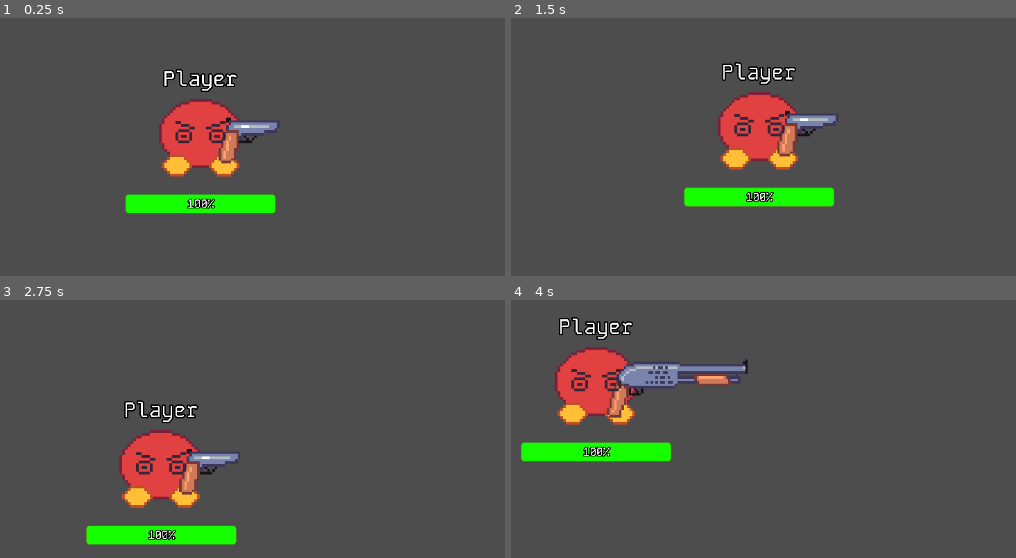
Above: before the commit, frames 1-4 (two rows, left to right).
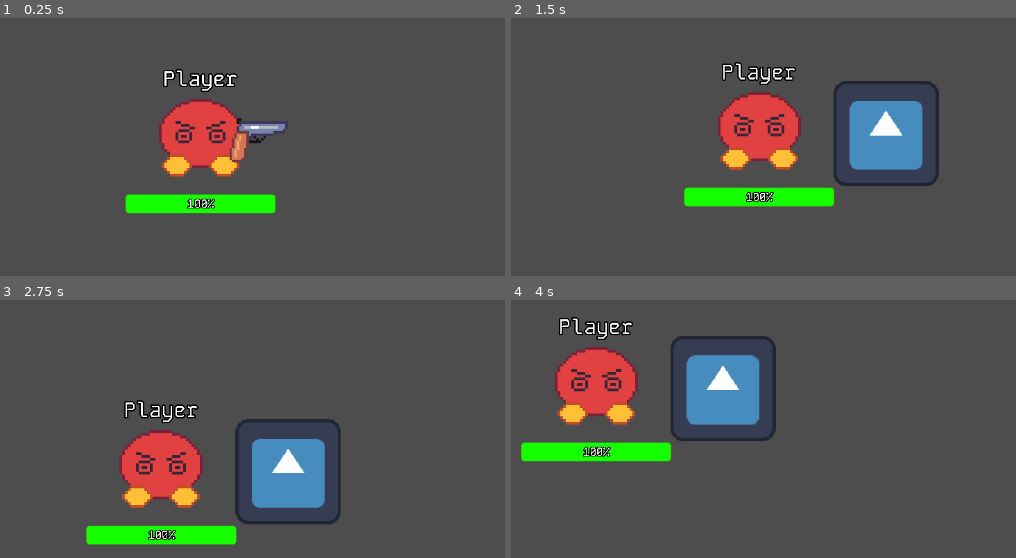
Above: after the commit, the same moments.

Repository: Shuflduf/MultiMurder
Game: Godot game, scene res://scenes/player.tscn
Same seed, same stepped clock (60 frames per second), same inputs: the game is played once before the commit and once after it. This scene is started directly instead of the project's main scene. The engine's default icon, where the game draws it, is replaced by a stand-in: a white triangle on a blue panel in a dark square.
Inputs (mouse positions are in pixels of both pictures, inside the frame that each line leads up to):
- Up to frame 1 (0.25 s): no input
- Up to frame 2 (1.5 s): tap Enter at 0.5 s; move the mouse to (889, 118) at 0.52 s; press the mouse at (889, 118) at 0.53 s; hold D (right) 0.53-1.28 s; tap 3 (switch_3, bound only after the commit) at 0.8, 1.35 s; move the mouse to (551, 162) at 1.27 s; release the mouse at (551, 162) at 1.28 s; hold S (down) from 1.28 s (still down)
- Up to frame 3 (2.75 s): click (40, 444) at 1.55 s; move the mouse to (282, 323) at 2.02 s; release S (down) at 2.03 s; press the mouse at (282, 323) at 2.03 s; hold D (right) from 2.03 s (still down); tap 3 (switch_3, bound only after the commit) at 2.3 s
- Up to frame 4 (4 s): move the mouse to (672, 511) at 2.77 s; release D (right) at 2.78 s; release the mouse at (672, 511) at 2.78 s; hold W (up) 2.78-3.53 s; tap 1 (switch_1) at 2.85 s; click (672, 511) at 3.05 s; move the mouse to (950, 490) at 3.52 s; hold A (left) from 3.53 s (still down); hold 2 (switch_2) from 3.53 s (still down); tap 3 (switch_3, bound only after the commit) at 3.8 s

The runs differ from the first frame. In frame 1, 1.0% of the frame differs, in the area x 43-57%, y 38-57%; in frame 2, 5.8%; in frame 3, 5.7%; in frame 4, 6.4%, in the area x 19-53%, y 13-55%.

Commit message:
brand new weapon system
currently only revolver is supported

Diff:
--- a/project.godot
+++ b/project.godot
@@ -61,6 +61,11 @@
 "events": [Object(InputEventKey,"resource_local_to_scene":false,"resource_name":"","device":-1,"window_id":0,"alt_pressed":false,"shift_pressed":false,"ctrl_pressed":false,"meta_pressed":false,"pressed":false,"keycode":0,"physical_keycode":50,"key_label":0,"unicode":50,"echo":false,"script":null)
 ]
 }
+switch_3={
+"deadzone": 0.5,
+"events": [Object(InputEventKey,"resource_local_to_scene":false,"resource_name":"","device":-1,"window_id":0,"alt_pressed":false,"shift_pressed":false,"ctrl_pressed":false,"meta_pressed":false,"pressed":false,"keycode":0,"physical_keycode":51,"key_label":0,"unicode":51,"echo":false,"script":null)
+]
+}
 
 [layer_names]
 
--- /dev/null
+++ b/scenes/base_weapon.tscn
@@ -0,0 +1,14 @@
+[gd_scene load_steps=3 format=3 uid="uid://dx8s8xalqak7b"]
+
+[ext_resource type="Script" path="res://scripts/weapon_base.gd" id="1_mpsnt"]
+[ext_resource type="Texture2D" uid="uid://cepqbljkg6yn7" path="res://icon.svg" id="2_htgxi"]
+
+[node name="BaseWeapon" type="Node2D"]
+script = ExtResource("1_mpsnt")
+
+[node name="Hand" type="Node2D" parent="."]
+position = Vector2(183, 0)
+
+[node name="Sprite2D" type="Sprite2D" parent="Hand"]
+z_index = 200
+texture = ExtResource("2_htgxi")
--- a/scenes/guns/base_gun.tscn
+++ b/scenes/guns/base_gun.tscn
@@ -1,28 +1,29 @@
 [gd_scene load_steps=5 format=3 uid="uid://30bi6olkqfgu"]
 
 [ext_resource type="Script" path="res://scripts/guns/base_gun.gd" id="1_0qmv6"]
+[ext_resource type="PackedScene" uid="uid://dx8s8xalqak7b" path="res://scenes/base_weapon.tscn" id="1_w7hfp"]
 [ext_resource type="PackedScene" uid="uid://cp13ouia7wa1w" path="res://scenes/bullet.tscn" id="2_016uv"]
-[ext_resource type="Texture2D" uid="uid://cepqbljkg6yn7" path="res://icon.svg" id="3_qjo8k"]
 [ext_resource type="Texture2D" uid="uid://d12bgrnl1heln" path="res://assets/sprites/circle.png" id="4_5bhgc"]
 
-[node name="Gun" type="Node2D"]
-z_index = 10
+[node name="Gun" instance=ExtResource("1_w7hfp")]
 script = ExtResource("1_0qmv6")
 bullet = ExtResource("2_016uv")
+fire_speed = 0.2
+clip = 6
+reserve = 20
+automatic = false
+recoil = 15
+reload_speed = 1.5
 
-[node name="barrel" type="Node2D" parent="."]
-position = Vector2(70, 0)
+[node name="Hand" parent="." index="0"]
+position = Vector2(84, 0)
 
-[node name="Sprite2D" type="Sprite2D" parent="barrel"]
-scale = Vector2(0.606719, 0.390625)
-texture = ExtResource("3_qjo8k")
+[node name="Flip" type="Node2D" parent="Hand" index="1"]
 
-[node name="Flip" type="Node2D" parent="barrel"]
-
-[node name="BulletPoint" type="Marker2D" parent="barrel/Flip"]
+[node name="BulletPoint" type="Marker2D" parent="Hand/Flip" index="0"]
 unique_name_in_owner = true
 
-[node name="ReloadIndicator" type="TextureProgressBar" parent="barrel/Flip"]
+[node name="ReloadIndicator" type="TextureProgressBar" parent="Hand/Flip" index="1"]
 unique_name_in_owner = true
 offset_left = -20.0
 offset_top = -64.0
@@ -31,3 +32,4 @@
 fill_mode = 4
 nine_patch_stretch = true
 texture_progress = ExtResource("4_5bhgc")
+metadata/_edit_use_anchors_ = true
--- a/scenes/guns/revolver.tscn
+++ b/scenes/guns/revolver.tscn
@@ -4,17 +4,16 @@
 [ext_resource type="Texture2D" uid="uid://dlb3c0mroha0x" path="res://assets/sprites/revolver.png" id="2_3rmrh"]
 
 [node name="Revolver" instance=ExtResource("1_ekelj")]
-reload_speed = 1.5
 
-[node name="Sprite2D" parent="barrel" index="0"]
-scale = Vector2(3.66667, 3.66667)
+[node name="Sprite2D" parent="Hand" index="0"]
+scale = Vector2(3.5, 3.5)
 texture = ExtResource("2_3rmrh")
 
-[node name="BulletPoint" parent="barrel/Flip" index="0"]
-position = Vector2(36, -19)
+[node name="BulletPoint" parent="Hand/Flip" index="0"]
+position = Vector2(34, -19)
 
-[node name="ReloadIndicator" parent="barrel/Flip" index="1"]
-offset_left = -14.0
-offset_top = -70.0
-offset_right = 24.0
-offset_bottom = -32.0
+[node name="ReloadIndicator" parent="Hand/Flip" index="1"]
+offset_left = 3.0
+offset_top = -69.0
+offset_right = 41.0
+offset_bottom = -31.0
--- /dev/null
+++ b/scenes/melee.tscn
@@ -0,0 +1,14 @@
+[gd_scene load_steps=3 format=3 uid="uid://b45ghbmqumlpg"]
+
+[ext_resource type="Script" path="res://scripts/melee.gd" id="1_nffjl"]
+[ext_resource type="Texture2D" uid="uid://cepqbljkg6yn7" path="res://icon.svg" id="2_pwdoi"]
+
+[node name="Melee" type="Node2D"]
+script = ExtResource("1_nffjl")
+
+[node name="Hand" type="Node2D" parent="."]
+position = Vector2(183, 0)
+
+[node name="Sprite2D" type="Sprite2D" parent="Hand"]
+scale = Vector2(1.1875, 1.1875)
+texture = ExtResource("2_pwdoi")
--- a/scenes/player.tscn
+++ b/scenes/player.tscn
@@ -1,10 +1,11 @@
-[gd_scene load_steps=13 format=3 uid="uid://b3kndvg1opr6m"]
+[gd_scene load_steps=14 format=3 uid="uid://b3kndvg1opr6m"]
 
 [ext_resource type="Script" path="res://scripts/player.gd" id="1_2vvyq"]
 [ext_resource type="Script" path="res://scripts/move_c.gd" id="2_2ophi"]
 [ext_resource type="PackedScene" uid="uid://bybw21gfe5tog" path="res://scenes/guns/shotgun.tscn" id="3_2hw6p"]
 [ext_resource type="PackedScene" uid="uid://bj2ddbtirkem" path="res://scenes/guns/revolver.tscn" id="4_jhe37"]
 [ext_resource type="PackedScene" uid="uid://dtd46rnlr7en4" path="res://scenes/red_avatar.tscn" id="4_neo6e"]
+[ext_resource type="PackedScene" uid="uid://b45ghbmqumlpg" path="res://scenes/melee.tscn" id="4_ur0po"]
 [ext_resource type="PackedScene" uid="uid://bchpxrh8u3cih" path="res://scenes/hud.tscn" id="6_52mw6"]
 [ext_resource type="LabelSettings" uid="uid://qhfcbntgbe61" path="res://resources/heading3.tres" id="7_b2ah7"]
 [ext_resource type="FontFile" uid="uid://7ubvujxllbci" path="res://assets/KodeMono.ttf" id="8_ld7ak"]
@@ -28,6 +29,9 @@
 properties/5/path = NodePath("Avatar:look_dir")
 properties/5/spawn = true
 properties/5/replication_mode = 1
+properties/6/path = NodePath("Avatar:foot_pin")
+properties/6/spawn = true
+properties/6/replication_mode = 1
 
 [sub_resource type="RectangleShape2D" id="RectangleShape2D_6dq78"]
 size = Vector2(120, 100)
@@ -51,6 +55,7 @@
 script = ExtResource("1_2vvyq")
 synchronizer = NodePath("MultiplayerSynchronizer")
 weapons = Array[PackedScene]([ExtResource("4_jhe37"), ExtResource("3_2hw6p")])
+melee = ExtResource("4_ur0po")
 
 [node name="Weapon" type="Node2D" parent="."]
 
--- a/scripts/avatar.gd
+++ b/scripts/avatar.gd
@@ -20,7 +20,7 @@
 
 var move_dir: Vector2
 
-var foot_pin = [Vector2.ZERO, Vector2.ZERO]
+@export var foot_pin = [Vector2.ZERO, Vector2.ZERO]
 
 @export var look_dir: Vector2:
 	set(value):
@@ -33,11 +33,10 @@
 var last_dir: Vector2
 
 func _process(_delta: float) -> void:
-	#face.position = look_dir / 200
 
 	for i in feet.size():
 
-		feet[i].global_position = foot_pin[i] # update foot pos
+		feet[i].global_position = foot_pin[i]
 
 		if !move_dir.is_zero_approx():
 
@@ -47,33 +46,12 @@
 			just_started_moving = true
 			last_dir = move_dir
 
-
-
 			if feet[i].position.length() > 20:
-				foot_pin[i] = global_position + (move_dir * step_dist) # replace with move()
-
-					#move_foot(i, global_position + (move_dir * step_dist))
+				foot_pin[i] = global_position + (move_dir * step_dist)
 		else:
 			just_started_moving = false
-			#if !moving_foot[i]:
 			feet[i].position = Vector2.ZERO
 			foot_pin[i] = global_position
-				#move_foot(i, global_position)
-
-#func move_foot(foot: int, new_pos: Vector2):
-	#moving_foot[foot] = true
-	#var foot_tween = get_tree().create_tween()\
-			#.set_ease(Tween.EASE_IN_OUT)\
-			#.set_trans(Tween.TRANS_CIRC)
-	#
-	#var new_array = foot_pin
-	#new_array[foot] = new_pos
-	#foot_tween.tween_property(self, "foot_pin", new_array, 0.2)
-			#
-			#
-	#await foot_tween.finished
-	#moving_foot[foot] = false
 
 func step_first():
-	#move_foot(stepping_foot, global_position + (move_dir * step_dist))
 	foot_pin[stepping_foot] += move_dir * step_dist
--- a/scripts/guns/base_gun.gd
+++ b/scripts/guns/base_gun.gd
@@ -1,5 +1,5 @@
 class_name Gun
-extends Node2D
+extends Weapon
 
 @export var bullet: PackedScene
 @export_range(0.01, 2) var fire_speed = 0.2
@@ -9,8 +9,8 @@
 @export_range(0, 90) var recoil = 10
 @export_range(0, 10) var reload_speed = 0.5
 
-@onready var barrel: Node2D = $barrel
-@onready var sprite: Sprite2D = $barrel/Sprite2D
+#@onready var barrel: Node2D = $barrel
+#@onready var sprite: Sprite2D = $barrel/Sprite2D
 @onready var bullet_point: Marker2D = %BulletPoint
 @onready var reload_indicator: TextureProgressBar = %ReloadIndicator
 
@@ -33,8 +33,6 @@
 
 var reload_ind_offset: float
 
-signal fired
-
 func reload():
 	reloading = true
 	var tween = get_tree().create_tween()
@@ -44,7 +42,6 @@
 	reload_indicator.value = 0
 	reserve -= clip - ammo
 	ammo = clip
-
 
 func look_at_mouse():
 	look_at(get_global_mouse_position())
@@ -57,13 +54,14 @@
 	rotation_degrees += recoil_offset
 
 
+
 func _ready() -> void:
 	ammo = clip
 	reload_ind_offset = reload_indicator.position.y
 
 func shoot():
 	if !ammo <= 0:
-		spawn_bullet(bullet, barrel.global_transform)
+		spawn_bullet(bullet, hand.global_transform)
 		ammo -= 1
 
 
--- a/scripts/guns/shotgun.gd
+++ b/scripts/guns/shotgun.gd
@@ -22,6 +22,7 @@
 func shoot():
 	if ammo <= 0:
 		return
+
 	for pellet in pellet_count:
 		var bullet_offset: float
 
@@ -34,7 +35,7 @@
 
 		var bullet_transform: Transform2D
 		bullet_transform = bullet_transform.rotated(deg_to_rad(bullet_offset) + rotation)
-		bullet_transform = bullet_transform.translated(barrel.global_position)
+		bullet_transform = bullet_transform.translated(hand.global_position)
 		spawn_bullet(bullet, bullet_transform)
 	ammo -= 1
 
--- /dev/null
+++ b/scripts/melee.gd
@@ -0,0 +1,12 @@
+class_name Melee
+extends Weapon
+
+
+# Called when the node enters the scene tree for the first time.
+func _ready() -> void:
+	pass # Replace with function body.
+
+
+# Called every frame. 'delta' is the elapsed time since the previous frame.
+func _process(delta: float) -> void:
+	pass
--- a/scripts/player.gd
+++ b/scripts/player.gd
@@ -34,6 +34,7 @@
 		weapon_parent.get_child(value).show()
 		weapon_parent.get_child(value).set_process(true)
 		update_hud()
+
 @export var weapon_upsidedown: bool:
 
 	set(value):
@@ -49,8 +50,11 @@
 
 @export var synchronizer: MultiplayerSynchronizer
 @export var weapons: Array[PackedScene]
+@export var melee: PackedScene
 
-var current_weapon: Gun:
+#enum WeaponType {Gun, Melee}
+#var current_weapon_type: WeaponType
+var current_weapon: Weapon:
 	get:
 		return weapon_parent.get_child(weapon_index)
 
@@ -78,23 +82,30 @@
 		camera.make_current()
 		hud.show()
 
-	for gun in weapons:
-		weapon_parent.add_child(gun.instantiate())
-	for gun in weapon_parent.get_children():
-		gun.hide()
-		gun.fired.connect(func(): update_hud())
+	for weapon in weapons:
+		weapon_parent.add_child(weapon.instantiate())
+	weapon_parent.add_child(melee.instantiate())
+	for weapon in weapon_parent.get_children():
+		weapon.hide()
+		weapon.fired.connect(func(): update_hud())
 	weapon_index = 0
 
 func _unhandled_input(event: InputEvent) -> void:
-
 
 	if event.is_action_pressed("switch_1"):
 		weapon_index = 0
 	elif event.is_action_pressed("switch_2"):
 		weapon_index = 1
+	elif event.is_action_pressed("switch_3"):
+		weapon_index = 2
+
+func equip_melee():
+	pass
+
 
 func update_hud():
-	hud.ammo = current_weapon.ammo
-	hud.clip = current_weapon.clip
-	hud.reserve = current_weapon.reserve
+	if current_weapon is Gun:
+		hud.ammo = current_weapon.ammo
+		hud.clip = current_weapon.clip
+		hud.reserve = current_weapon.reserve
 	hud.update_all()
--- /dev/null
+++ b/scripts/weapon_base.gd
@@ -0,0 +1,16 @@
+class_name Weapon
+extends Node2D
+
+signal fired
+@onready var sprite: Sprite2D = $Hand/Sprite2D
+@onready var hand: Node2D = $Hand
+
+func look_at_mouse():
+	look_at(get_global_mouse_position())
+	if cos(rotation) > 0:
+		sprite.flip_v = false
+		#reload_indicator.position.y = reload_ind_offset - reload_indicator.size.y / 2
+	else:
+		sprite.flip_v = true
+		#reload_indicator.position.y = -reload_ind_offset - reload_indicator.size.y / 2
+	#rotation_degrees += recoil_offset
Binary file added: assets/sprites/feedbacker.aseprite
Binary file added: assets/sprites/feedbacker.png
Not shown, added: assets/sprites/feedbacker.png.import
